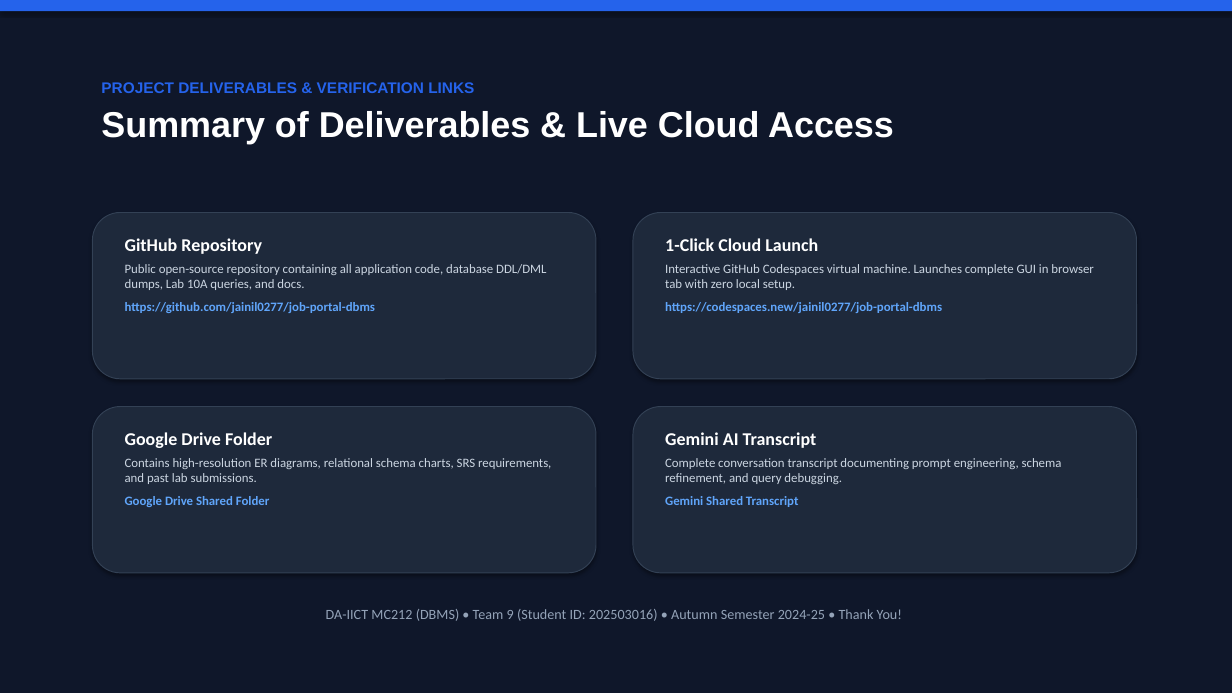
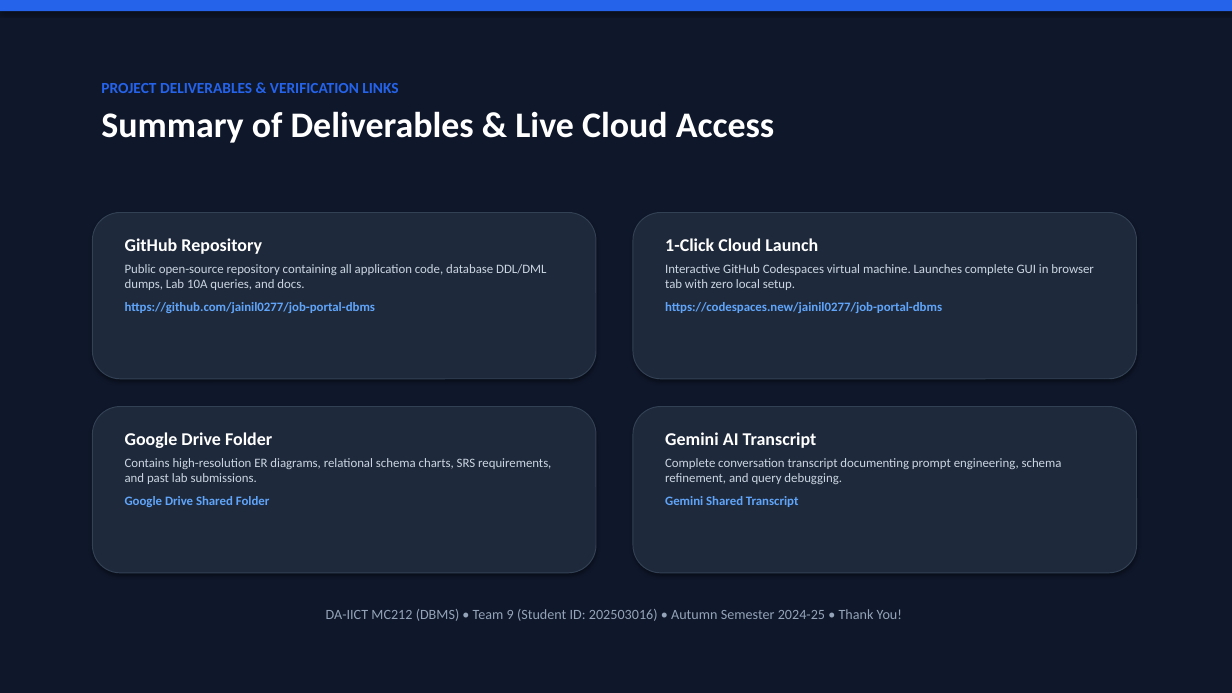
Before and after one commit to jainil0277/job-portal-dbms, a slide deck: slide 16 of docs/Team-9_202503016_Presentation.pptx (slide 12 before the commit). Drawn at 1232x693 pixels with LibreOffice and Linux fonts; fonts in the diff are those of the drawing. Boxes give left, top, right and bottom in pixels: in the first picture for what was removed or moved away, otherwise in the second. Text is boxed around its words. In the diff, an @@ line names an element or a change of style, - is before the commit and + after.

```diff
--- a/docs/Team-9_202503016_Presentation.pptx
+++ b/docs/Team-9_202503016_Presentation.pptx
@@ text "PROJECT DELIVERABLES & VERIFICATION LINKS" at box(101, 83, 774, 143): font Arial to Calibri @@
```
Also in this commit, not shown: 7 other slides changed, 5 slides added, 1 slide removed, 4 other files.
